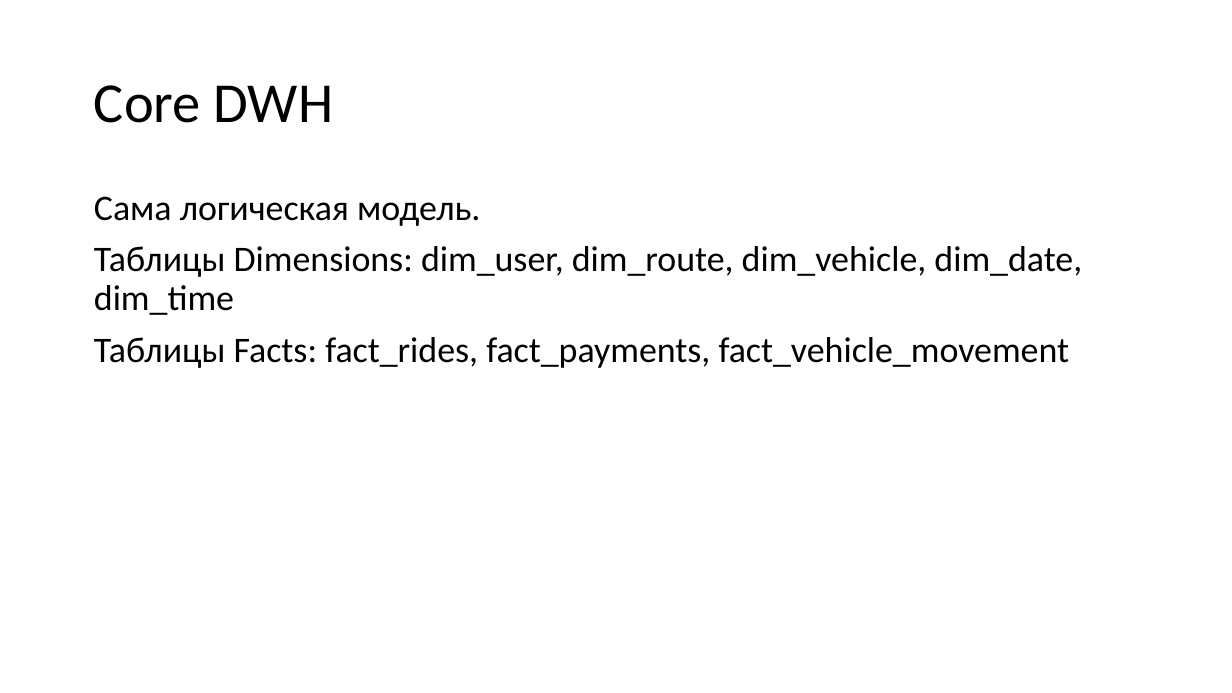
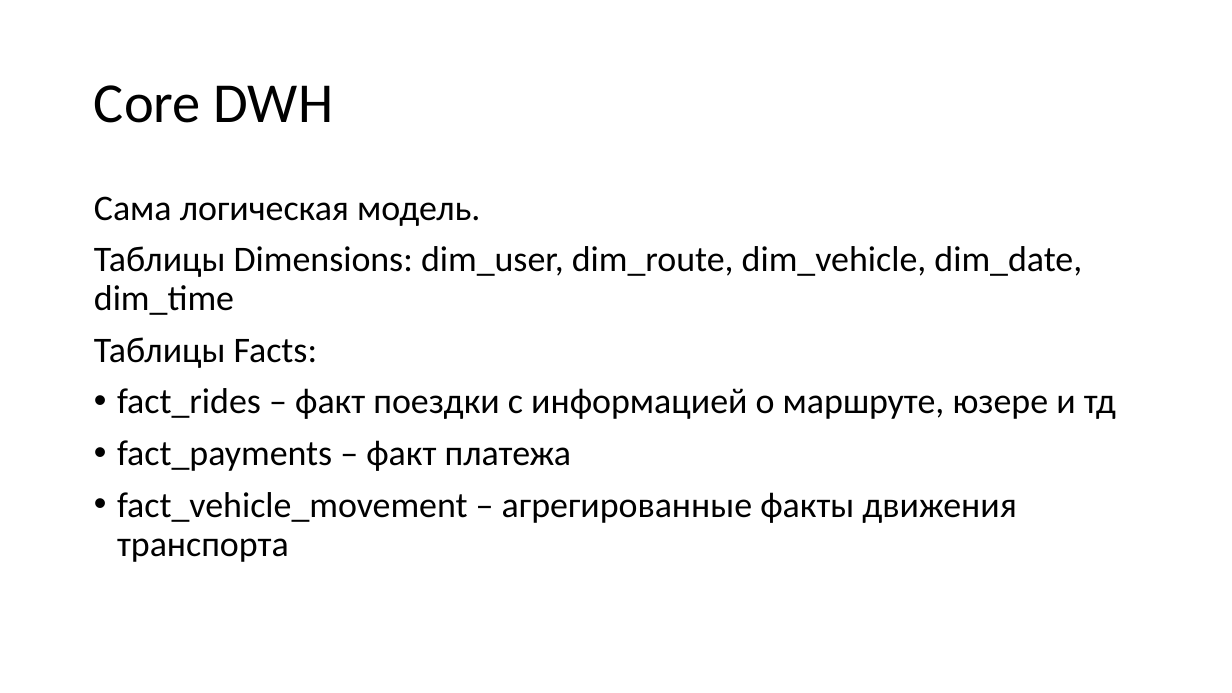
Before and after one commit to kuraterut/MetroPulse, a slide deck: slide 6 of Этап 1/Архитектурный документ.pptx. Drawn at 1232x693 pixels with LibreOffice and Linux fonts; fonts in the diff are those of the drawing. Boxes give left, top, right and bottom in pixels: in the first picture for what was removed or moved away, otherwise in the second. Text is boxed around its words. In the diff, an @@ line names an element or a change of style, - is before the commit and + after.

```diff
--- a/Этап 1/Архитектурный документ.pptx
+++ b/Этап 1/Архитектурный документ.pptx
@@ text at <box>94,337,1116,562</box>: text changed @@
-Таблицы Facts: fact_rides, fact_payments, fact_vehicle_movement
+Таблицы Facts:
+• fact_rides – факт поездки с информацией о маршруте, юзере и тд
+• fact_payments – факт платежа
+• fact_vehicle_movement – агрегированные факты движения транспорта
```
Also in this commit, not shown: 2 other slides changed, 1 slide added, 1 slide removed, 1 other file.
